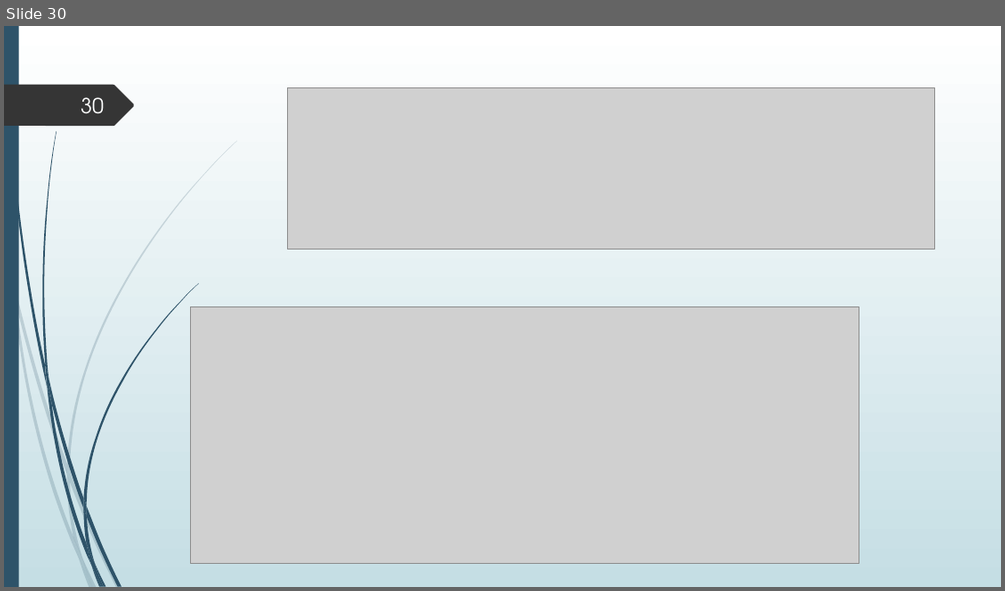
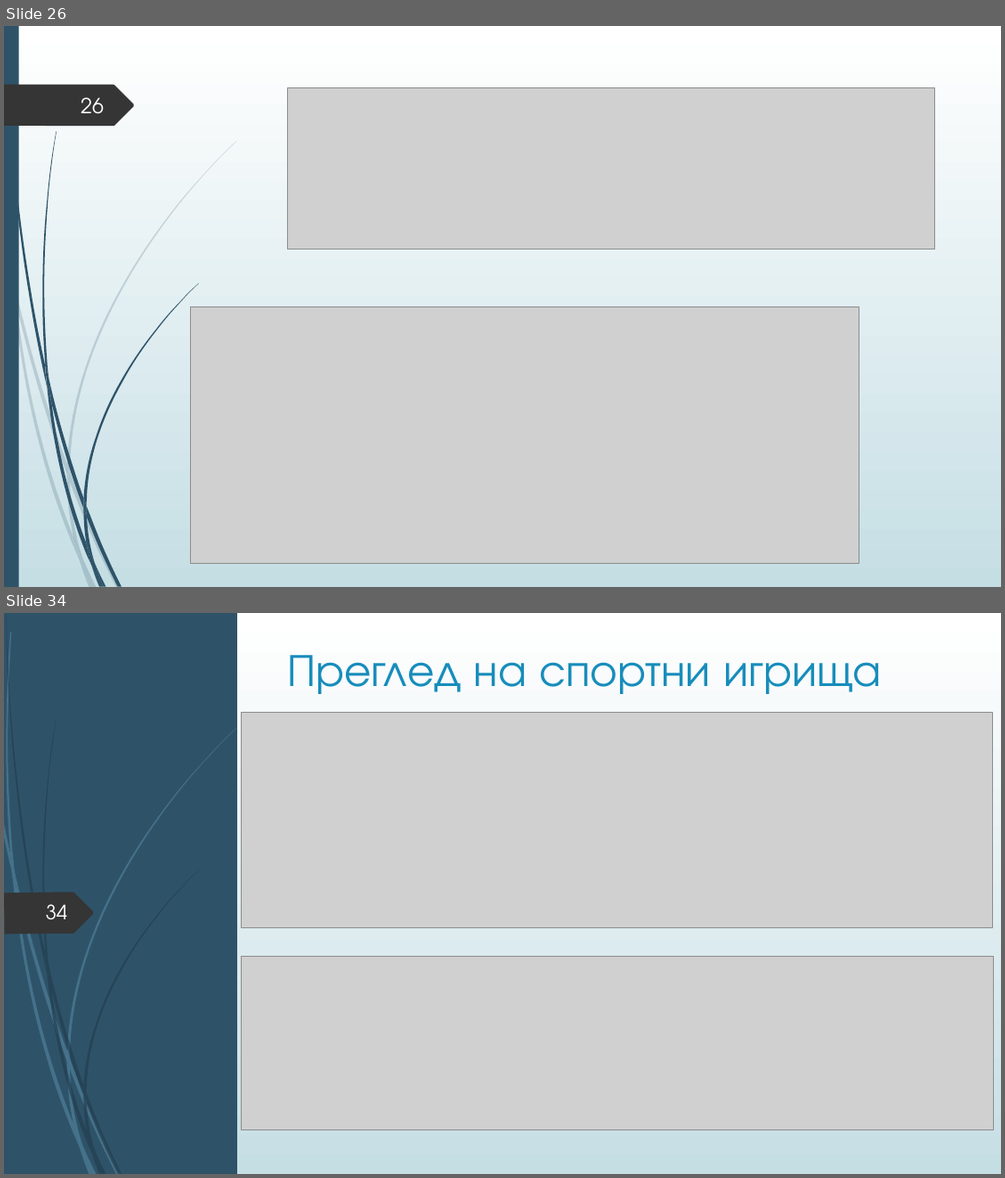
Before and after one commit to Izabel96/PlayingFieldReservations, a slide deck: Дипломна защита.pptx. Shown one above the other, each under a label of ours: slide 30 before the commit, slides 26 and 34 after it; the slides between them are not shown. The pictures are 1005x591 and 1005x1178 pixels, drawn with LibreOffice and Linux fonts; fonts in the diff are those of the drawing; grey boxes stand for pictures. Boxes give left, top, right and bottom in pixels: in the first picture for what was removed or moved away, otherwise in the second. Text is boxed around its words. In the diff, an @@ line names an element or a change of style, - is before the commit and + after.

```diff
--- a/Дипломна защита.pptx
+++ b/Дипломна защита.pptx
@@ slide 34 added at [4, 613, 1001, 1174], background gradient #FFFFFF to #C5DEE5; not listed: 6 template elements that a slide beside it also shows @@
@@ rectangle added at [4, 613, 19, 1174], fill #2E5369 @@
@@ rectangle added at [4, 613, 1001, 1174], fill gradient #FFFFFF to #C5DEE5 @@
@@ rectangle added at [4, 613, 237, 1174], fill #2E5369 @@
@@ title added at [287, 655, 882, 694], 44 pt, text #178DBB @@
+Преглед на спортни игрища
@@ picture added at [241, 713, 992, 928] @@
@@ freeform shape added at [4, 892, 94, 933], fill #353535 @@
@@ page number added at [46, 904, 68, 920], 19 pt, text #FEFFFF @@
+34
@@ picture added at [241, 957, 994, 1130] @@
@@ freeform shape added at [4, 966, 146, 1030], fill #353535 @@
@@ freeform shape added at [4, 1014, 134, 1055], fill #353535 @@
@@ group added at [4, 728, 237, 1174]: 6 freeform shapes @@
@@ group added at [4, 632, 237, 1174]: 12 freeform shapes @@
@@ group added at [7, 613, 121, 1174]: 5 freeform shapes @@
@@ group added at [7, 613, 198, 1174]: 12 freeform shapes @@
@@ what was slide 30 is now slide 26 @@
@@ page number at [81, 97, 104, 114]: text changed @@
-30
+26
```
Also in this commit, not shown: 7 slides changed, 13 other slides added, 4 slides removed.
